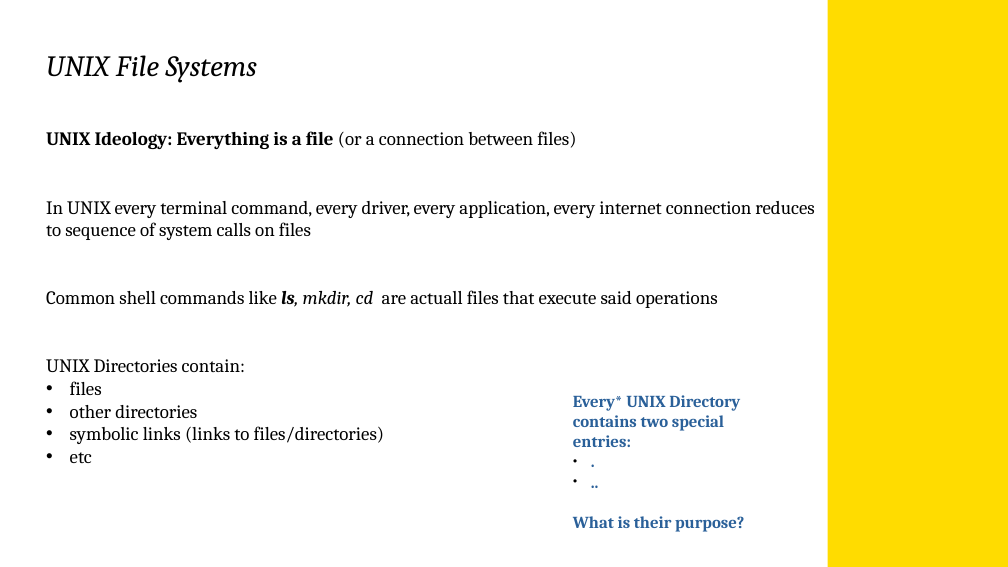
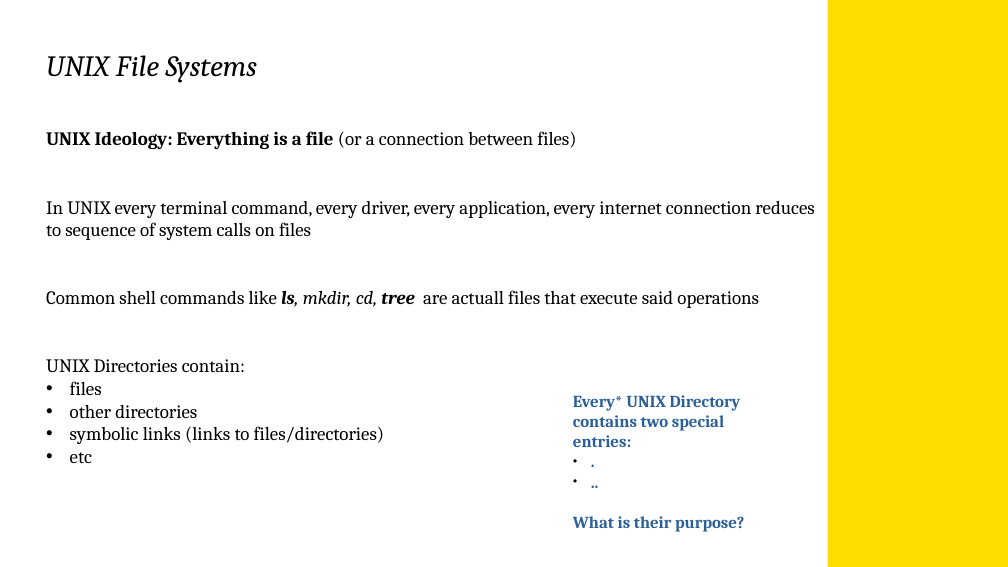
Before and after one commit to krudbox/1521, a slide deck: slide 3 of Week8/COMP1521W8.pptm. Drawn at 1008x567 pixels with LibreOffice and Linux fonts; fonts in the diff are those of the drawing; background and template pictures are left out. Boxes give left, top, right and bottom in pixels: in the first picture for what was removed or moved away, otherwise in the second. Text is boxed around its words. In the diff, an @@ line names an element or a change of style, - is before the commit and + after.

```diff
--- a/Week8/COMP1521W8.pptm
+++ b/Week8/COMP1521W8.pptm
@@ text at box(46, 290, 759, 308): text changed @@
-Common shell commands like ls, mkdir, cd are actuall files that execute said operations
+Common shell commands like ls, mkdir, cd, tree are actuall files that execute said operations
```
Also in this commit, not shown: 1 other slide changed, 1 other file.
